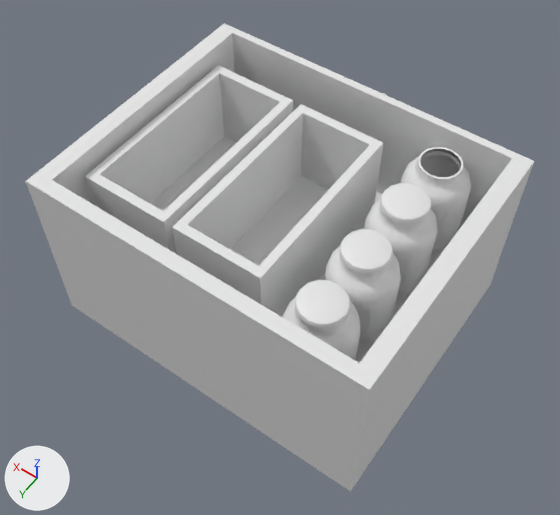
Two versions of the FBX model Assets/_ART/Bente/Models/Ingredient cabinet_La 1.fbx, one commit apart.
Rendered twice from a camera (50 mm lens) standing at (-0.032, 0.062, 1.703) and looking at (0.417, -0.567, 0.714). The lights are fixed; the arrows at lower left show +X, +Y and +Z. The older version comes first. Where no turn or scale is listed for an object, it has been applied to the vertices.

Objects in the first picture: 'Crates la 1', 'La 1', 'Pot rij open', 'Potten rij'.
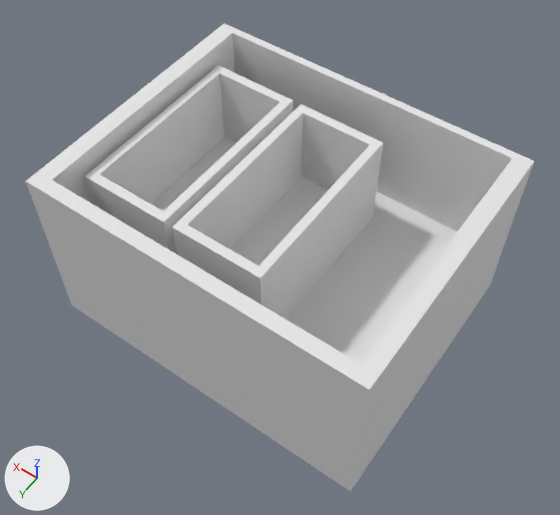
The newer file is also turned or shifted as a whole; pictures and numbers use the older file's frame.

What differs and where, as boxes (x1, y1, x2, y2) in the pictures (560 x 515 px):
'Potten rij', deleted
    before: (282, 183, 438, 360)
'Pot rij open', deleted
    before: (401, 147, 471, 250)

What changed in the scene script:
```text
Remove ob_potten_rij:
    ob_potten_rij = bpy.data.objects.new('Potten rij', me_cylinder_028)
    ob_potten_rij.location = (0.25, -0.426, 0.732)
Remove ob_pot_rij_open:
    ob_pot_rij_open = bpy.data.objects.new('Pot rij open', me_cylinder_027)
    ob_pot_rij_open.location = (0.25, -0.741, 0.732)
```
